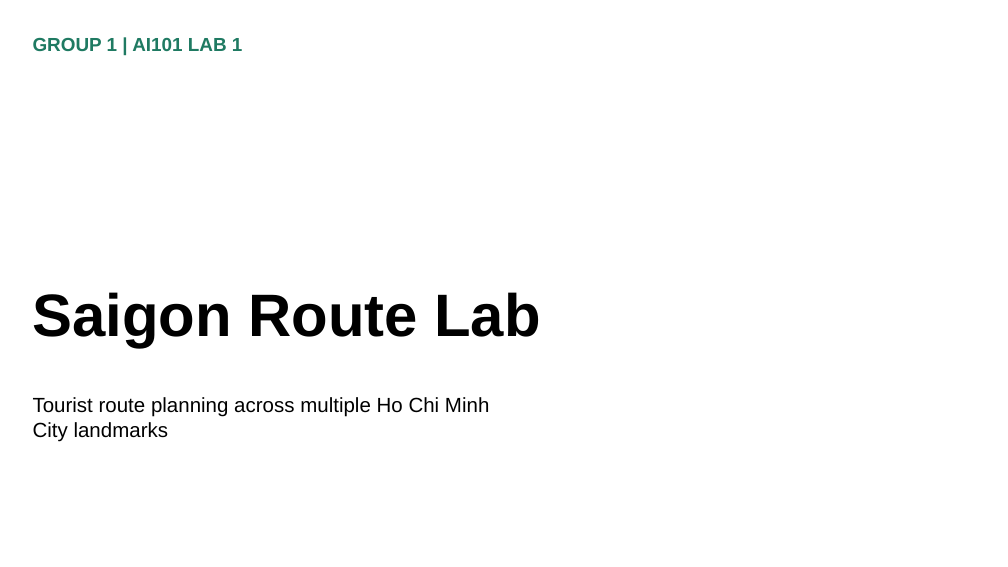
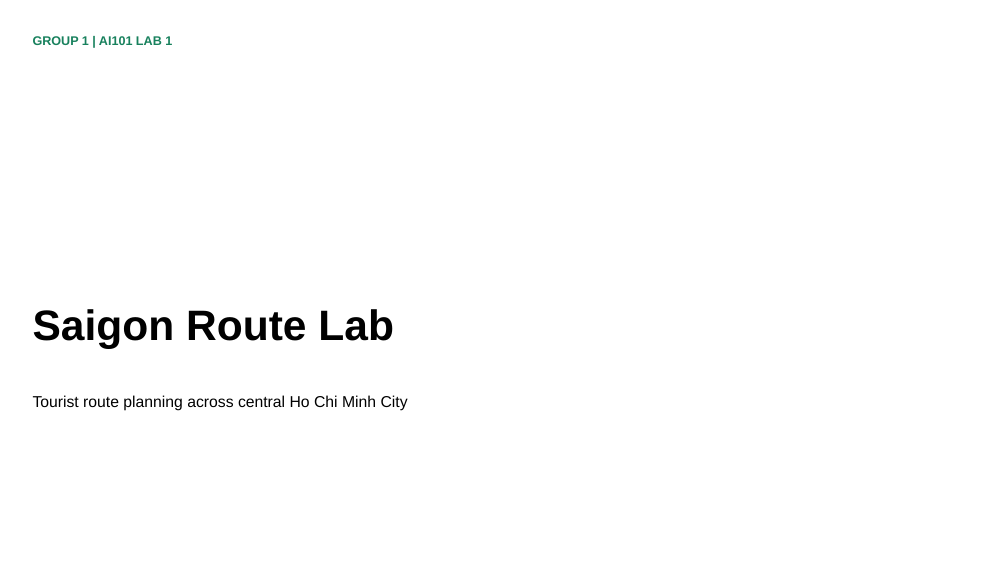
Before and after one commit to Group-1-Lab-AI101/lab-1, a slide deck: slide 1 of output/presentation/1 - Slide.pptx. Drawn at 1008x567 pixels with LibreOffice and Linux fonts; fonts in the diff are those of the drawing. Boxes give left, top, right and bottom in pixels: in the first picture for what was removed or moved away, otherwise in the second. Text is boxed around its words. In the diff, an @@ line names an element or a change of style, - is before the commit and + after.

```diff
--- a/output/presentation/1 - Slide.pptx
+++ b/output/presentation/1 - Slide.pptx
@@ text "GROUP 1 | AI101 LAB ..." at (x1=33, y1=36, x2=172, y2=45): size 18 to 12 pt, text colour #1F7A62 to #18815D @@
@@ text "Saigon Route Lab" at (x1=33, y1=309, x2=394, y2=348): size 57 to 40.5 pt @@
@@ text at (x1=33, y1=395, x2=408, y2=411): text changed; size 19.5 to 15 pt @@
-Tourist route planning across multiple Ho Chi Minh City landmarks
+Tourist route planning across central Ho Chi Minh City
```
Also in this commit, not shown: 13 other slides changed, 6 slides added, 1 slide removed, 2 other files.
